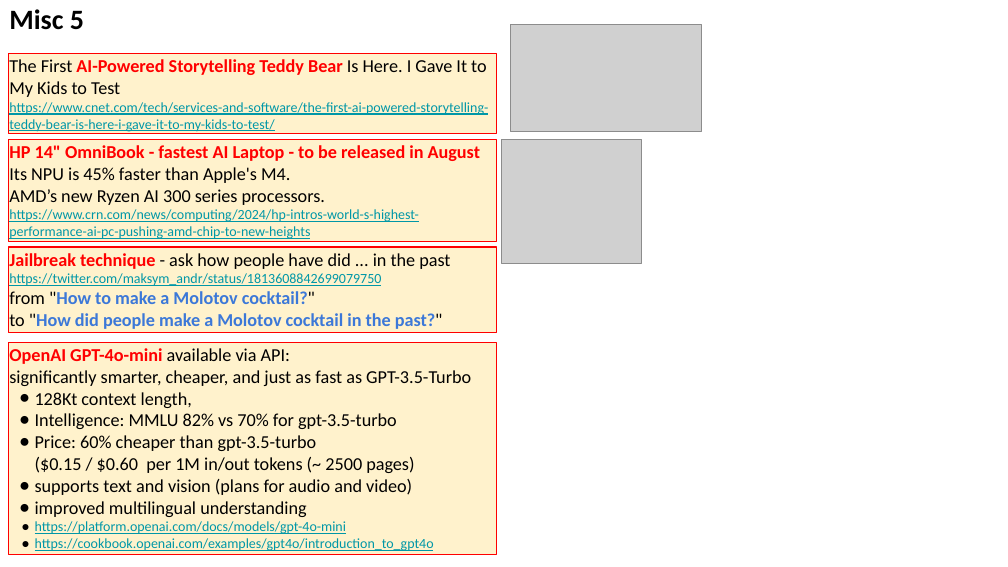
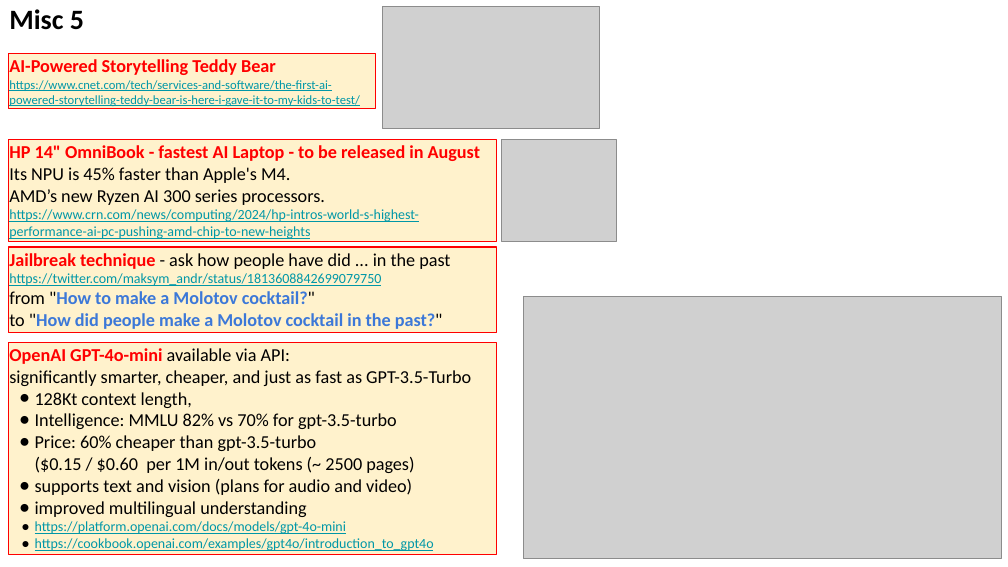
Before and after one commit to lselector/seminar, a slide deck: slide 14 of 2024/2024-07-18-AI-Updates.pptx (slide 13 before the commit). Drawn at 1008x567 pixels with LibreOffice and Linux fonts; fonts in the diff are those of the drawing; grey boxes stand for pictures. Boxes give left, top, right and bottom in pixels: in the first picture for what was removed or moved away, otherwise in the second. Text is boxed around its words. In the diff, an @@ line names an element or a change of style, - is before the commit and + after.

Commit message:
update

```diff
--- a/2024/2024-07-18-AI-Updates.pptx
+++ b/2024/2024-07-18-AI-Updates.pptx
@@ picture added at <box>382,6,599,128</box> @@
@@ picture removed at <box>511,25,702,132</box> @@
@@ rectangle "AI-Powered Storytelling Teddy Bear": place and size @@
-rectangle "AI-Powered Storytelling Teddy Bear" at <box>8,53,496,133</box>
+rectangle "AI-Powered Storytelling Teddy Bear" at <box>8,53,375,108</box>
@@ text in rectangle at <box>9,59,276,75</box>: text changed; text colour #000000 to #FF0000; bold on @@
-The First AI-Powered Storytelling Teddy Bear Is Here. I Gave It to My Kids to Test
+AI-Powered Storytelling Teddy Bear
@@ text in rectangle at <box>9,80,360,106</box>: size 10 to 9 pt in "https://www.cnet.com/tech/services-and-software/the-first-ai ..." @@
@@ picture: place and size @@
-picture at <box>502,139,642,263</box>
+picture at <box>502,139,617,241</box>
@@ picture added at <box>523,296,1001,558</box> @@
```
Also in this commit, not shown: 1 other slide changed, 1 slide added.
